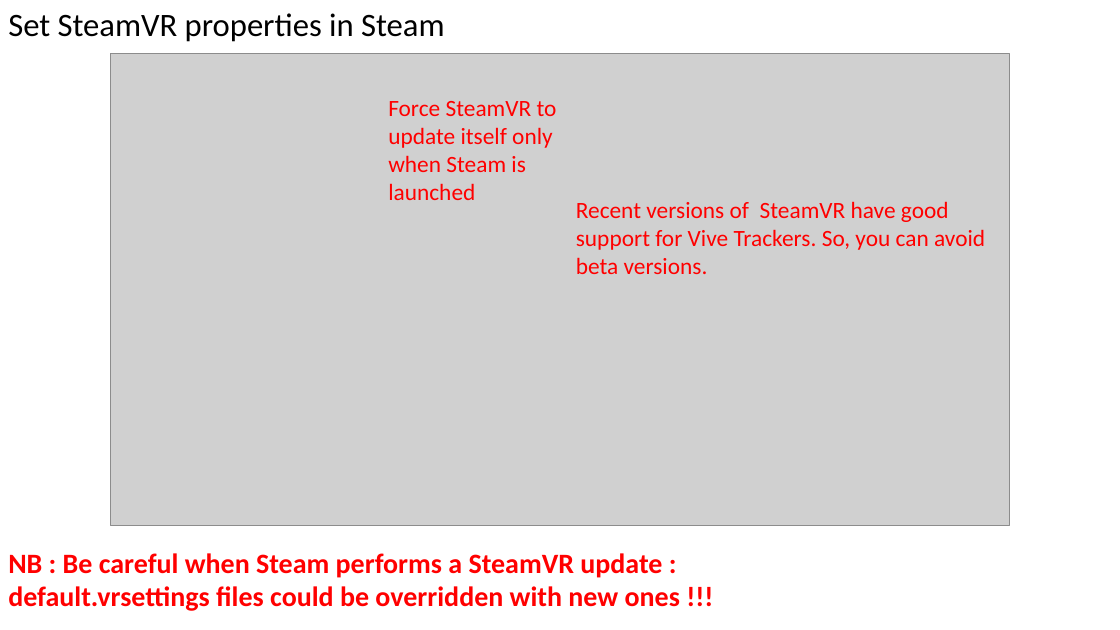
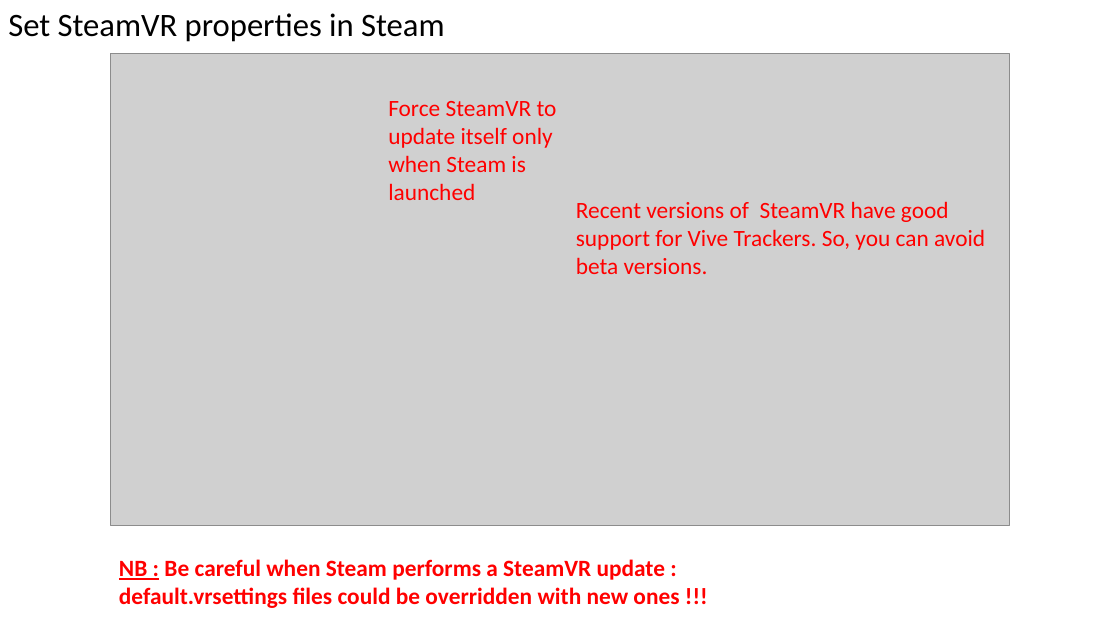
Before and after one commit to ebadier/ViveTrackers, a slide deck: slide 7 of Doc/ViveTrackersDocumentation.pptx (slide 6 before the commit). Drawn at 1120x630 pixels with LibreOffice and Linux fonts; fonts in the diff are those of the drawing; grey boxes stand for pictures. Boxes give left, top, right and bottom in pixels: in the first picture for what was removed or moved away, otherwise in the second. Text is boxed around its words. In the diff, an @@ line names an element or a change of style, - is before the commit and + after.

```diff
--- a/Doc/ViveTrackersDocumentation.pptx
+++ b/Doc/ViveTrackersDocumentation.pptx
@@ text "NB : Be careful when ...": place and size @@
-text "NB : Be careful when ..." at (8,553,680,611)
+text "NB : Be careful when ..." at (119,559,679,608)
@@ text "NB : Be careful when ..." at (119,559,679,608): size 24 to 20 pt; underline on in "NB :" @@
```
Also in this commit, not shown: 2 other slides changed, 1 slide added, 9 other files.
